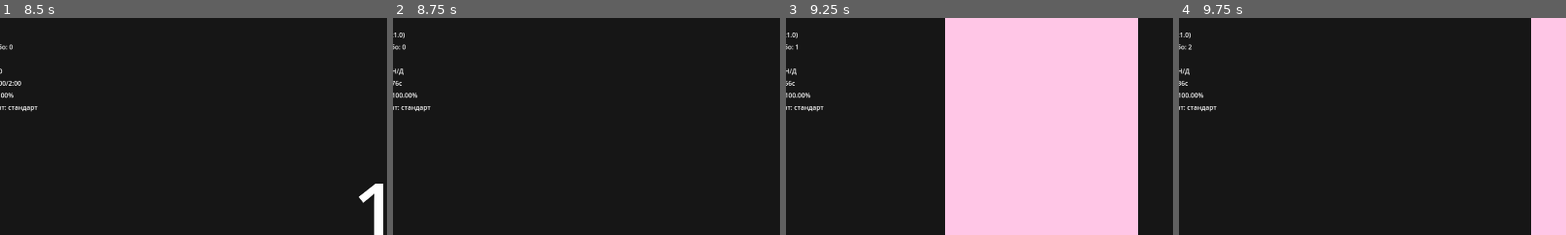
Above: before the commit, frames 1-4 (left to right).
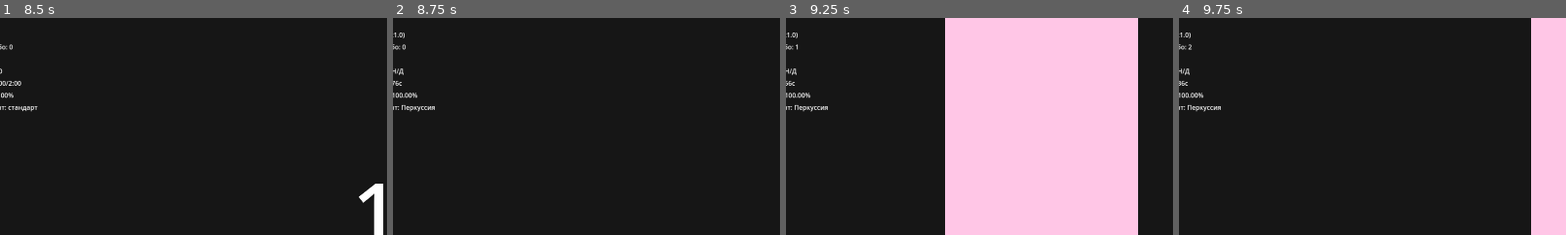
Above: after the commit, the same moments.

Repository: abletoburntheweb/RhythmFall
Game: Godot game, scene res://logic/game_engine.tscn
Two runs of this game, one before a commit and one after it. Both use one fixed random seed, a clock stepped at 60 frames per second and the inputs below. Sound files missing from this copy of the repository are replaced by a short silence.
Inputs (mouse positions are % of the whole screen's width and height, from its top left):
- Up to frame 1 (8.5 s): click "ИГРАТЬ" at 0.5 s; click "ИГРАТЬ" at 1.25 s; click "ВЫБОР ПЕСНИ" at 2 s; click (12, 16) at 2.77 s; type "12" at 2.85 s; click "Играть" at 3.5 s; tap Enter at 4.25, 6.5, 8 s; move the mouse to (72, 45) at 4.27 s; hold D 4.28-5.03 s; tap F at 4.35 s; click (72, 45) at 4.42 s; tap Space at 4.52, 5, 5.27, 6.77, 7.25, 7.52, 8.27 s; move the mouse to (30, 55) at 5.02 s; hold S 5.03-5.78 s; tap B at 5.1 s; move the mouse to (60, 28) at 5.77 s; hold D 5.78-6.53 s; tap C at 5.85 s; move the mouse to (45, 70) at 6.52 s; hold W 6.53-7.28 s; tap E at 6.6 s; click (45, 70) at 6.67 s; move the mouse to (80, 65) at 7.27 s; hold A from 7.28 s (still down); tap G at 7.35 s; move the mouse to (20, 35) at 8.02 s; tap H at 8.1 s
- Up to frame 2 (8.75 s): keep holding A
- Up to frame 3 (9.25 s): move the mouse to (55, 50) at 8.77 s; release A at 8.78 s; hold S from 8.78 s (still down); tap I at 8.85 s; click (55, 50) at 8.92 s
- Up to frame 4 (9.75 s): tap Space at 9.5 s; move the mouse to (35, 25) at 9.52 s; release S at 9.53 s; hold D from 9.53 s (still down); tap J at 9.6 s
The pictures show only the part of the screen within x 5-54%, y 0-50%; the shares and areas given below are measured in that part.

Frame 1 is identical in both runs. In frame 2, 0.1% of the frame differs, in the area x 2-11%, y 40-44%; in frame 3, 0.1%; in frame 4, 0.1%.
Error in both runs: Invalid type in function '_set_selected_song' in base 'Node2D (game_screen.gd)'. Cannot convert argument 1 from Nil to Dictionary. (res://logic/transitions.gd:…

Commit message:
fix instrument label

Diff:
--- a/scenes/game_screen/game_screen.gd
+++ b/scenes/game_screen/game_screen.gd
@@ -247,7 +247,7 @@
 	if accuracy_label:
 		accuracy_label.text = "Точность: %.2f%%" % score_manager.get_accuracy()
 	if instrument_label:
-		pass
+		instrument_label.text = "Инструмент: " + ("Перкуссия" if current_instrument == "drums" else "Стандартный")
 
 func update_countdown_display():
 	if countdown_label:
